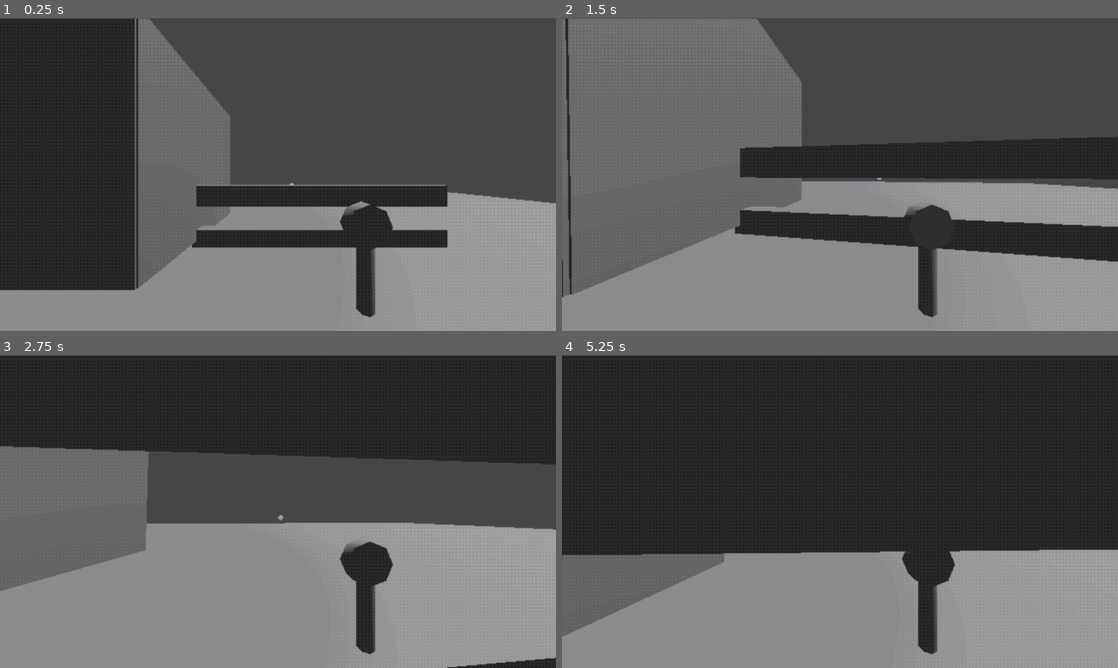
Above: before the commit, frames 1-4 (two rows, left to right).
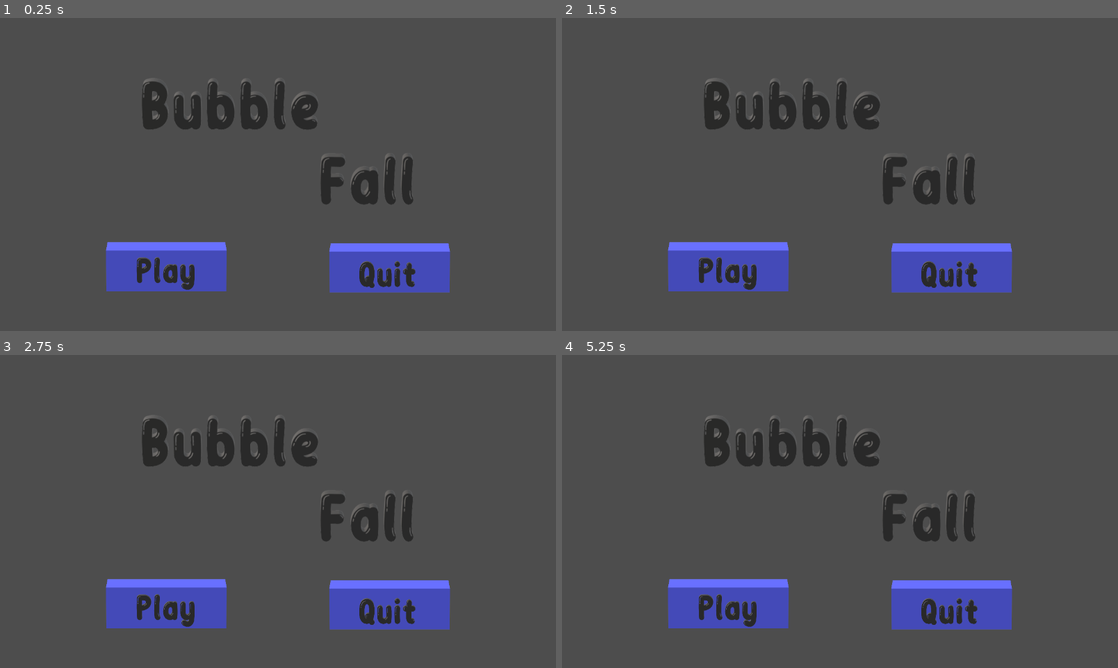
Above: after the commit, the same moments.

Repository: electrp/ggj25
Game: Godot game, scene res://levels/lvl_MainMenu.tscn
Same seed, same stepped clock (60 frames per second), same inputs: the game is played once before the commit and once after it. Before the commit the project starts from res://levels/lvl_RoomTest.tscn.
Inputs (mouse positions are in pixels of both pictures, inside the frame that each line leads up to):
- Up to frame 1 (0.25 s): no input
- Up to frame 2 (1.5 s): move the mouse to (867, 174) at 0.52 s; press the mouse at (867, 174) at 0.53 s; hold Up (ui_up) from 0.53 s (still down); tap Space (ui_accept) at 0.77 s; move the mouse to (812, 174) at 1.27 s; release the mouse at (812, 174) at 1.28 s; click (812, 174) at 1.35 s
- Up to frame 3 (2.75 s): keep holding Up (ui_up); tap Space (ui_accept) at 1.52 s; move the mouse to (289, 505) at 2.02 s; press the mouse at (289, 505) at 2.03 s
- Up to frame 4 (5.25 s): keep holding Up (ui_up); move the mouse to (834, 517) at 2.77 s; release the mouse at (834, 517) at 2.78 s; click (834, 517) at 2.85 s; tap Space (ui_accept) at 3.02, 3.77, 4.52 s; move the mouse to (878, 514) at 3.52 s; press the mouse at (878, 514) at 3.53 s; tap Enter at 4.25 s; move the mouse to (795, 508) at 4.27 s; release the mouse at (795, 508) at 4.28 s; click (795, 508) at 4.35 s; move the mouse to (845, 511) at 5.02 s; press the mouse at (845, 511) at 5.03 s

The runs differ from the first frame. In frame 1, 64% of the frame differs, in the area x 0-100%, y 0-100%; in frame 2, 69%; in frame 3, 81%; in frame 4, 94%.

Commit message:
updated main menu

Diff:
--- a/ggj25/project.godot
+++ b/ggj25/project.godot
@@ -12,7 +12,7 @@
 
 config/name="BUBBLEFALL"
 config/version="1.0"
-run/main_scene="res://levels/lvl_RoomTest.tscn"
+run/main_scene="res://levels/lvl_MainMenu.tscn"
 config/features=PackedStringArray("4.3", "Forward Plus")
 config/icon="res://icon.svg"
 
@@ -96,15 +96,15 @@
 , Object(InputEventKey,"resource_local_to_scene":false,"resource_name":"","device":-1,"window_id":0,"alt_pressed":false …(186 unchanged characters)…
 ]
 }
-ClA={
-"deadzone": 0.5,
-"events": []
-}
 Activate={
 "deadzone": 0.5,
 "events": [Object(InputEventMouseButton,"resource_local_to_scene":false,"resource_name":"","device":-1,"window_id":0,"a …(257 unchanged characters)…
 ]
 }
+ClA={
+"deadzone": 0.5,
+"events": []
+}
 
 [rendering]
 
--- a/ggj25/scripts/scr_PlayButton.gd
+++ b/ggj25/scripts/scr_PlayButton.gd
@@ -22,3 +22,4 @@
 	if event is InputEventMouseButton and event.is_released() and event.button_index == MOUSE_BUTTON_LEFT:
 		if clicked == true:
 			clicked = false
+			get_tree().change_scene_to_file("res://levels/lvl_Room1.tscn")
Not shown: 1 places in ggj25/assets/materials/env_Player.tres that only renumber resources
